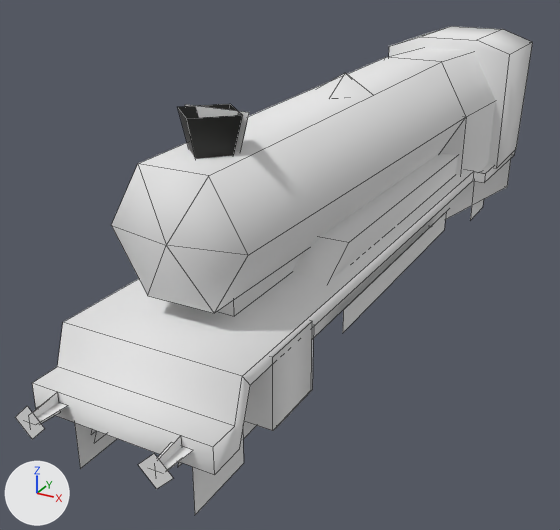
An edit to the Blender file resources/3d/locomotives/a3/a3_2.blend, drawn before and after from the same camera.
Rendered twice from a 50 mm camera at (5.03, -11.75, 6.12) aimed at (-0.84, -1.08, 0.78). Every picture has the same lights, and +X, +Y and +Z are marked at lower left. Mesh edges are drawn as thin lines. The same objects are shown in both versions, whatever each file hides.
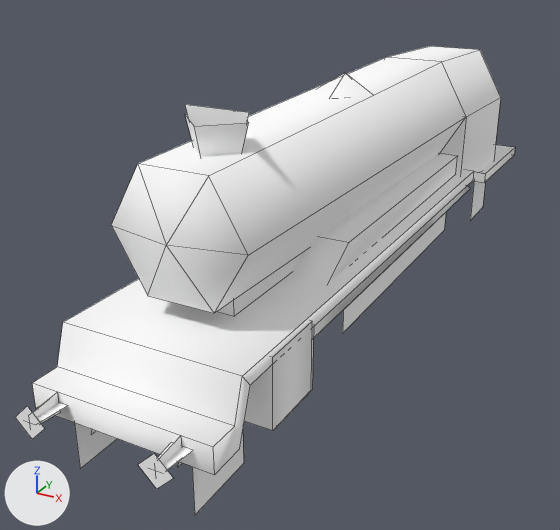
Location of each change, [x1, y1, x2, y2] in pixels of the pictures (560 x 530 px; the box of a moved part takes in the faces that stretch with it):
```json
{"object": "Cylinder", "change": "recoloured, reshaped", "before": [15, 26, 533, 489], "after": [15, 46, 515, 489]}
{"object": "Cylinder.004", "change": "recoloured, moved", "before": [178, 104, 242, 159], "after": [185, 114, 249, 157]}
{"object": "Plane.006", "change": "recoloured", "before": [75, 423, 244, 514], "after": [75, 423, 244, 514]}
{"object": "Plane", "change": "recoloured", "before": [343, 212, 446, 332], "after": [343, 212, 446, 332]}
{"object": "Cylinder.001", "change": "recoloured", "before": [185, 104, 249, 152], "after": [185, 104, 249, 152]}
{"object": "Plane.004", "change": "recoloured", "before": [470, 181, 486, 218], "after": [470, 181, 486, 218]}
{"part": 1, "of": "me_cylinder_001", "change": "deleted", "before": [389, 26, 533, 168]}
{"part": 2, "of": "me_cylinder_001", "change": "deleted", "before": [429, 159, 511, 228]}
{"part": 3, "of": "me_cylinder_001", "change": "deleted", "before": [94, 431, 105, 443]}
{"part": 4, "of": "me_cylinder_001", "change": "deleted", "before": [243, 421, 257, 439]}
{"part": 5, "of": "me_cylinder_001", "change": "moved or reshaped", "before": [320, 153, 458, 281], "after": [320, 153, 458, 281]}
```

Edits to the scene script, one JSON object a line:
```json
{"op": "set", "path": "mat_a3body.base_color", "old": "(0.8, 0.8, 0.8)", "new": "(1.0, 1.0, 1.0)", "note": "white #e7e7e7 -> white #ffffff"}
{"block": "me_cylinder_001", "where": "me_cylinder_001.from_pydata(...)  # 134 vertices, 66 faces; spans x -1.42..1.39, y -1.22..2.79, z -2.82..11.78"}
{"block": "me_cylinder_001", "where": "# used by ob_cylinder; location = (0.01, -4.15, 2.86); rotation_euler = (-1.571, 0.0, 0.0), in degrees (-90, 0, 0); scale = (0.934, 0.934, 0.934)"}
{"block": "me_cylinder_001", "where": "# verts and faces of me_cylinder_001; kept vertices keep their numbers, new ones are numbered from 134"}
{"block": "me_cylinder_001", "where": "# before: 127 (-1.09, 1.26, 8.25), 128 (1.09, 1.26, 8.25), 131 (-1.09, 0.86, 7.51), 132 (1.09, 0.86, 7.51)"}
{"block": "me_cylinder_001", "change": "me_cylinder_001 part 1: the loose piece of 12 vertices spanning x -1.42..1.39, y -1.13..1.68, z 9.51..11.78 is deleted"}
{"block": "me_cylinder_001", "change": "me_cylinder_001 part 2: the loose piece of 8 vertices spanning x -1.35..1.29, y 1.81..2.69, z 7.58..11.41 is deleted"}
{"block": "me_cylinder_001", "change": "me_cylinder_001 part 3: the loose piece of 4 vertices spanning x -0.86, y 1.96..2.79, z -1.9..0.67 is deleted"}
{"block": "me_cylinder_001", "change": "me_cylinder_001 part 4: the loose piece of 4 vertices spanning x 0.82, y 1.96..2.79, z -1.9..0.67 is deleted"}
{"block": "me_cylinder_001", "change": "me_cylinder_001 part 5"}
{"op": "add", "block": "me_cylinder_001", "code": "verts[127] = (-1.09, 1.26, 7.22)  # moved"}
{"op": "add", "block": "me_cylinder_001", "code": "verts[128] = (1.09, 1.26, 7.22)  # moved"}
{"op": "add", "block": "me_cylinder_001", "code": "verts[131] = (-1.09, 0.86, 7.22)  # moved"}
{"op": "add", "block": "me_cylinder_001", "code": "verts[132] = (1.09, 0.86, 7.22)  # moved"}
{"block": "me_cylinder_004", "where": "me_cylinder_004.from_pydata(...)  # 5 vertices, 4 faces; spans x -0.48..0.48, y -1.38..0.39, z -0.66..0.3"}
{"op": "remove", "block": "me_cylinder_004", "code": "me_cylinder_004.materials.append(mat_a3body_psd)  # picture img_a3body_psd"}
{"op": "add", "block": "me_cylinder_004", "code": "me_cylinder_004.materials.append(mat_a3body)  # white #ffffff"}
{"op": "set", "path": "ob_cylinder_004.location", "old": "(0.01, -4.15, 2.86)", "new": "(0.01, -4.01, 2.75)"}
```
